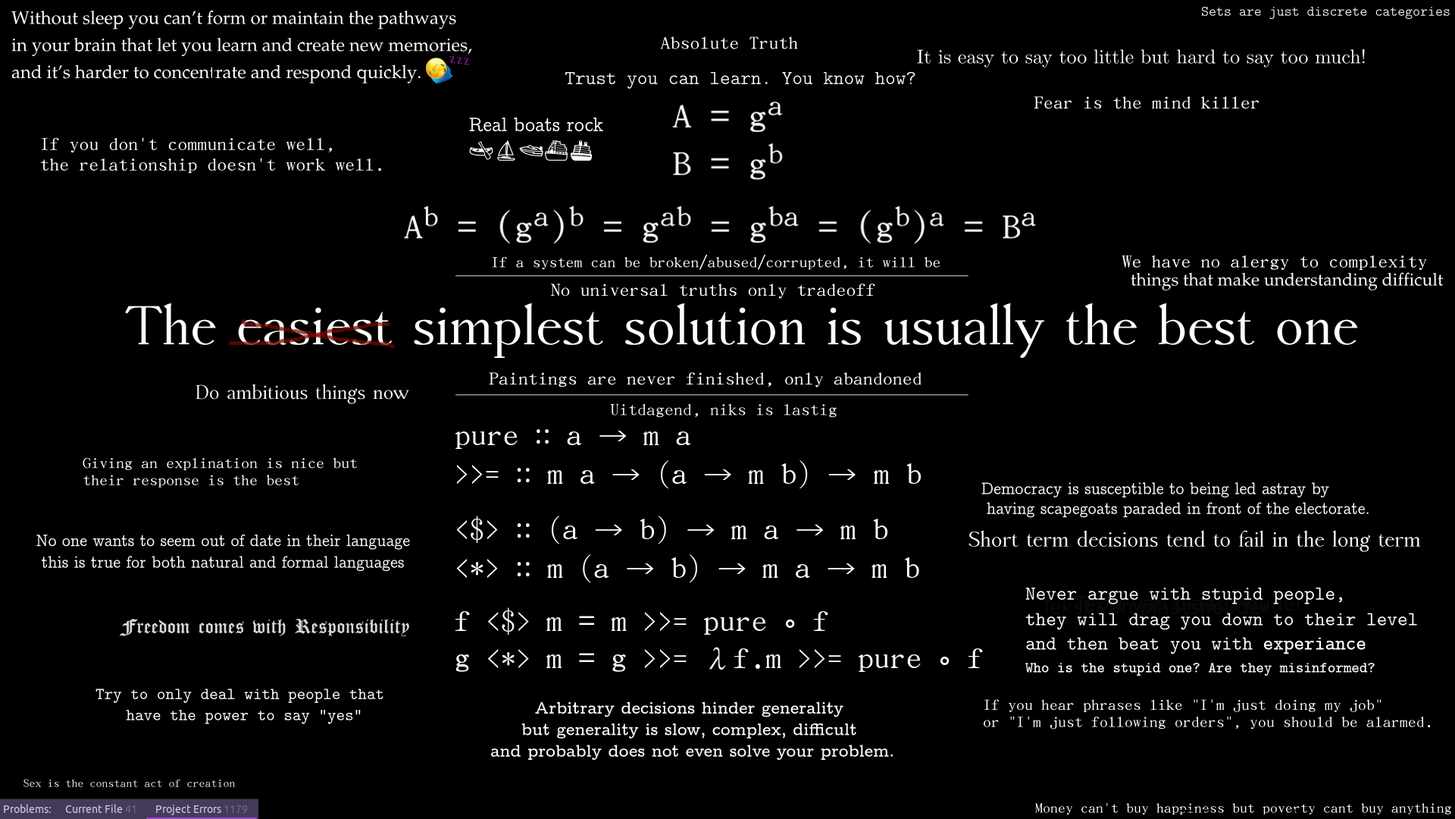
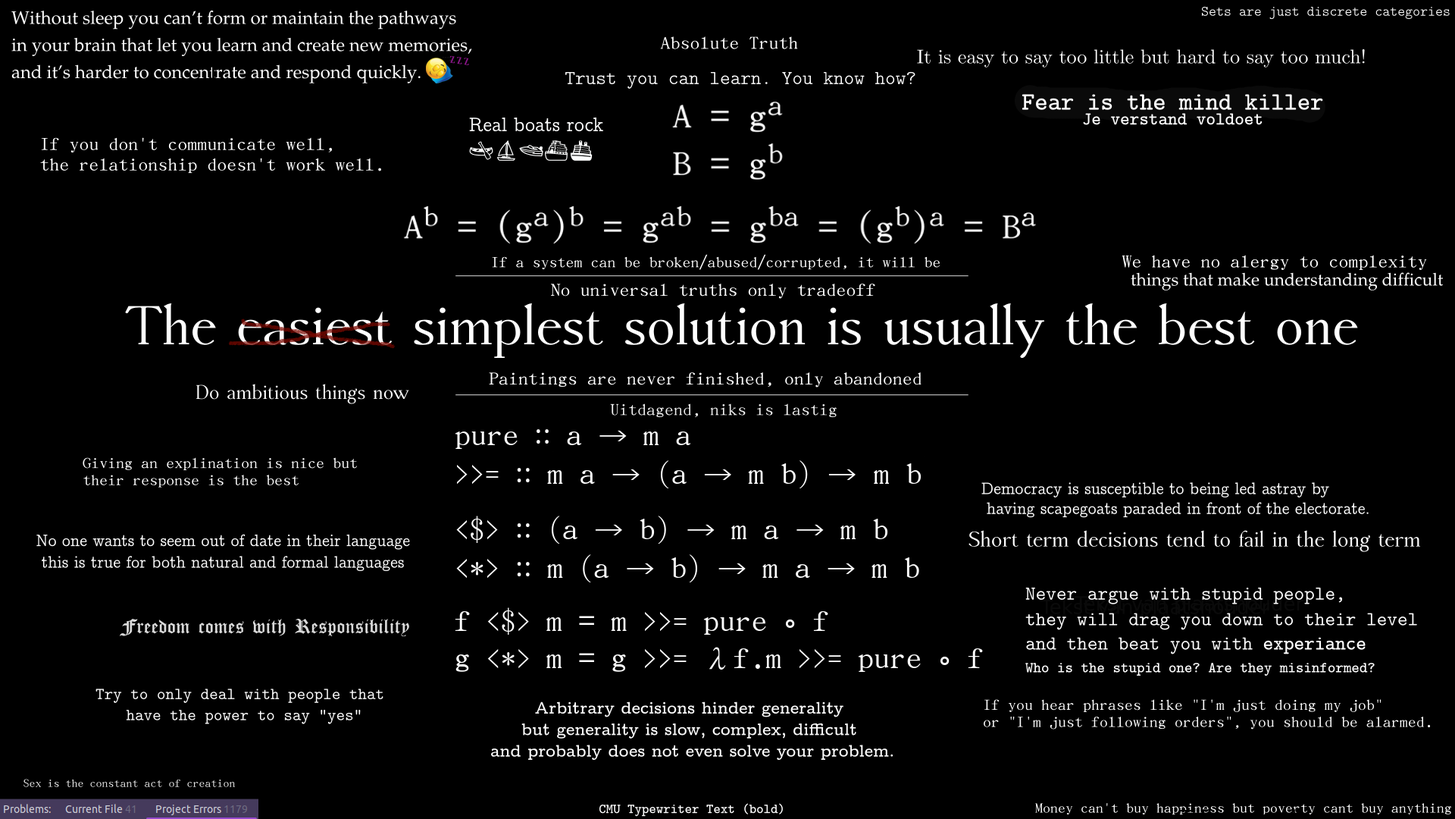
Comparing the layer stacks of the two 1455x819 images. Changes:
painted on "Tekenlaag 3 (geplakt)" over [left=598, top=84, right=1326, bottom=817]
painted on "sleep + arbitrary hinders" over [left=598, top=84, right=1326, bottom=817]
painted on "background" over [left=598, top=84, right=1326, bottom=817]
